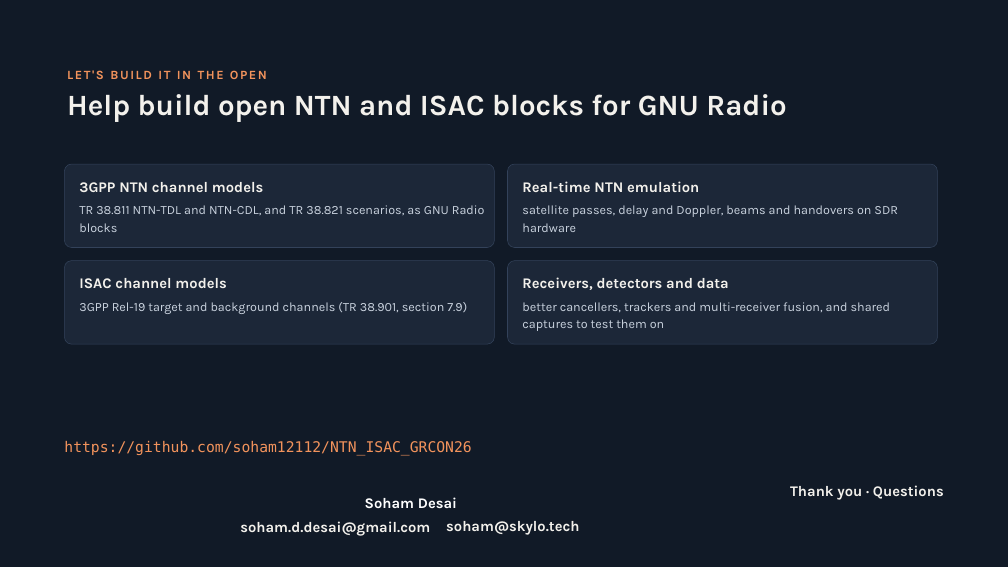
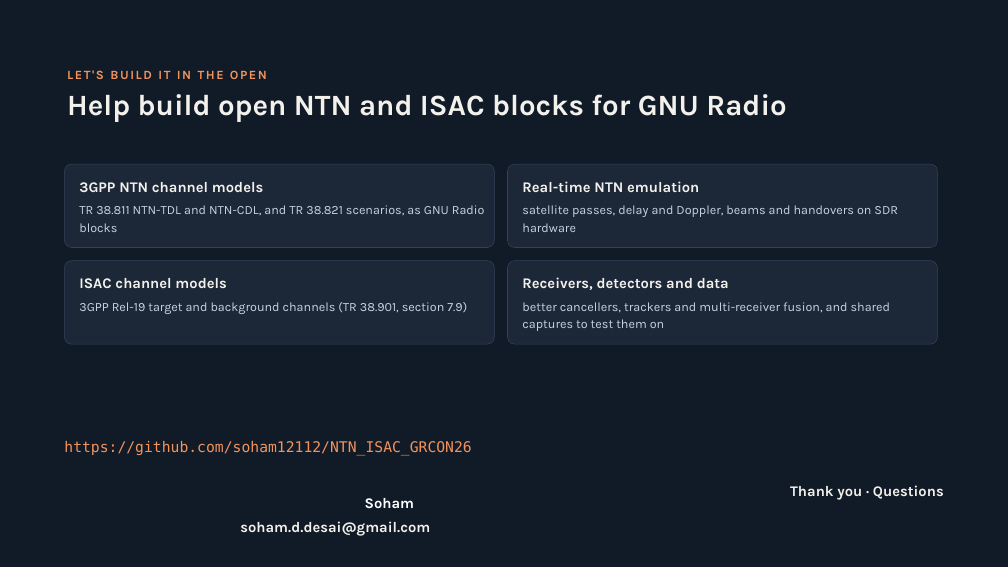
Before and after one commit to soham12112/NTN_ISAC_GRCON26, a slide deck: slide 22 of docs/NTN_ISAC_in_GNU_Radio.pptx. Drawn at 1008x567 pixels with LibreOffice and Linux fonts; fonts in the diff are those of the drawing. Boxes give left, top, right and bottom in pixels: in the first picture for what was removed or moved away, otherwise in the second. Text is boxed around its words. In the diff, an @@ line names an element or a change of style, - is before the commit and + after.

```diff
--- a/docs/NTN_ISAC_in_GNU_Radio.pptx
+++ b/docs/NTN_ISAC_in_GNU_Radio.pptx
@@ text at [365,498,414,508]: text changed @@
-Soham Desai
+Soham
@@ text removed at [446,521,579,535] @@
-soham@skylo.tech
```
Also in this commit, not shown: 1 other slide changed, 6 other files.
